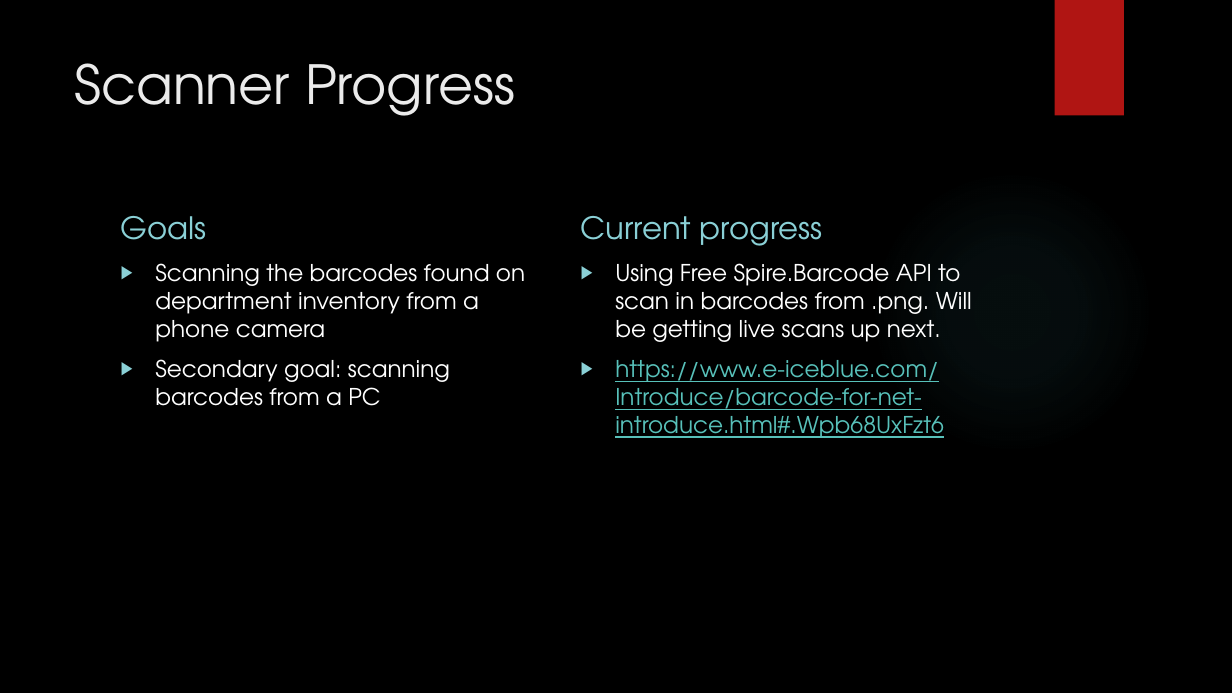
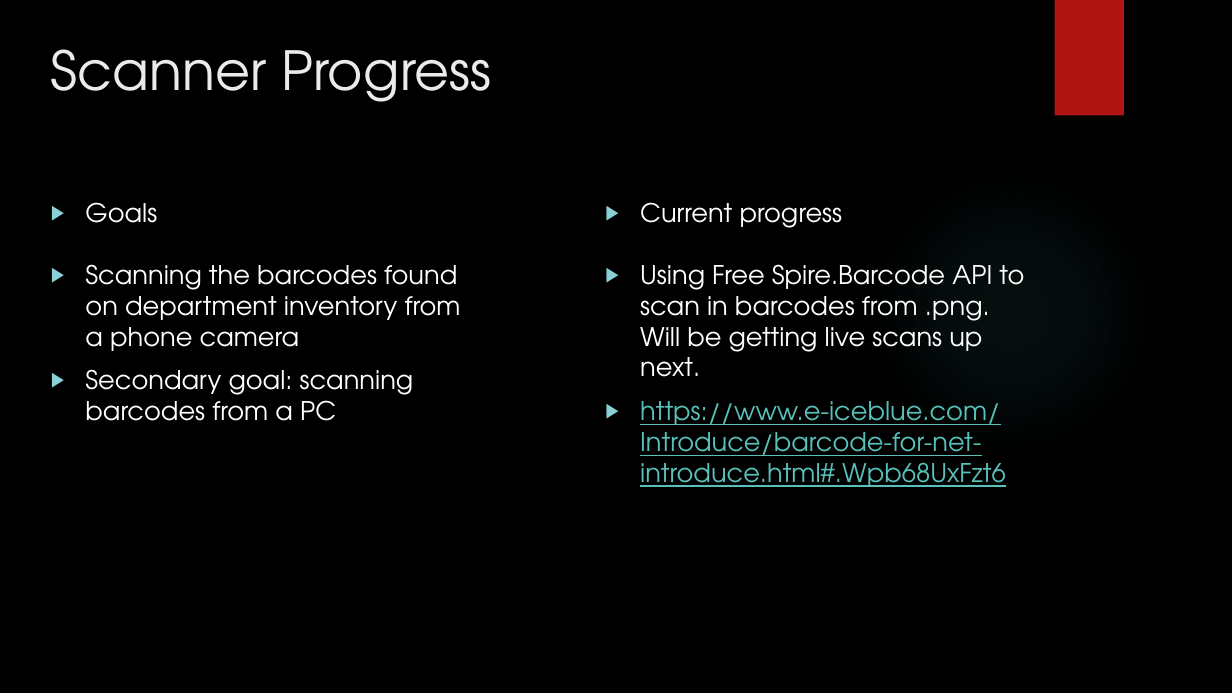
Before and after one commit to frozenNodak/InventoryManagement491, a slide deck: slide 15 of Inventory Management System midterm code review.pptx. Drawn at 1232x693 pixels with LibreOffice and Linux fonts; fonts in the diff are those of the drawing; background and template pictures are left out. Boxes give left, top, right and bottom in pixels: in the first picture for what was removed or moved away, otherwise in the second. Text is boxed around its words. In the diff, an @@ line names an element or a change of style, - is before the commit and + after.

```diff
--- a/Inventory Management System midterm code review.pptx
+++ b/Inventory Management System midterm code review.pptx
@@ title "Scanner Progress": place and size @@
-title "Scanner Progress" at [75, 63, 515, 116]
+title "Scanner Progress" at [51, 49, 491, 102]
@@ text "Goals" at [85, 202, 157, 223]: size 24 to 20 pt, text colour #8AD0D6 to #FFFFFF; bullet none to ▶; vertical alignment bottom to top @@
@@ text "Goals": place and size @@
-text "Goals" at [121, 216, 207, 240]
+text "Goals" at [85, 202, 157, 223]
@@ text "Current progress": place and size @@
-text "Current progress" at [581, 216, 823, 246]
+text "Current progress" at [640, 202, 843, 228]
@@ text "Current progress" at [640, 202, 843, 228]: size 24 to 20 pt, text colour #8AD0D6 to #FFFFFF; bullet none to ▶; vertical alignment bottom to top @@
@@ text "Scanning the barcodes found on ..." at [85, 264, 461, 421]: size 18 to 20 pt @@
@@ text "Scanning the barcodes found on ...": place and size @@
-text "Scanning the barcodes found on ..." at [155, 263, 525, 406]
+text "Scanning the barcodes found on ..." at [85, 264, 461, 421]
@@ text "Using Free Spire.Barcode API to ...": place and size @@
-text "Using Free Spire.Barcode API to ..." at [615, 263, 972, 438]
+text "Using Free Spire.Barcode API to ..." at [640, 264, 1024, 487]
@@ text "Using Free Spire.Barcode API to ..." at [640, 264, 1024, 487]: size 18 to 20 pt @@
```
Also in this commit, not shown: 1 other slide changed, 2 slides added, 1 slide removed.
